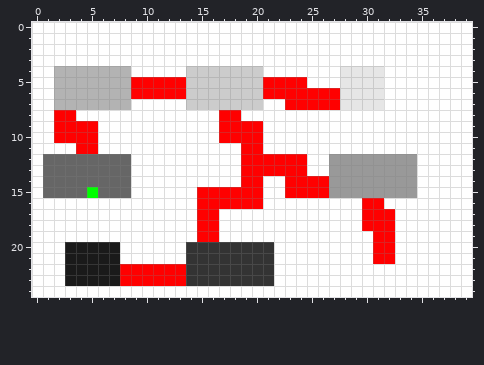
Pixel-art sprite, stored at niveau.png. The first picture shows the starting point.
The file is 40x25 pixels.
Now the later version:
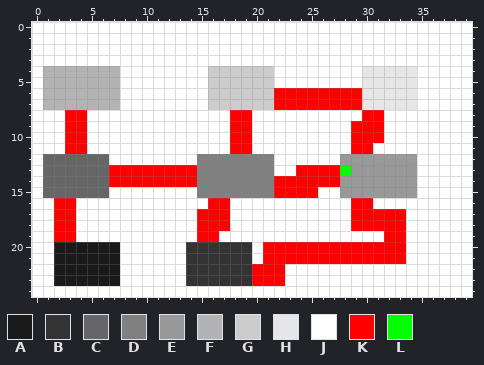
Palette (. is transparent): A #1a1a1a  B #333333  C #666666  D #808080  E #999999  F #b3b3b3  G #cccccc  H #e6e6e6  J #ffffff  K #ff0000  L #00ff00
Changes in this commit:
@@ x 0..39 @@
  3 JJJJJJJJJJJJJJJJJJJJJJJJJJJJJJJJJJJJJJJJ
- 4 JJFFFFFFFJJJJJGGGGGGGJJJJJJJHHHHJJJJJJJJ
- 5 JJFFFFFFFKKKKKGGGGGGGKKKKJJJHHHHJJJJJJJJ
- 6 JJFFFFFFFKKKKKGGGGGGGKKKKKKKHHHHJJJJJJJJ
- 7 JJFFFFFFFJJJJJGGGGGGGJJKKKKKHHHHJJJJJJJJ
- 8 JJKKJJJJJJJJJJJJJKKJJJJJJJJJJJJJJJJJJJJJ
- 9 JJKKKKJJJJJJJJJJJKKKKJJJJJJJJJJJJJJJJJJJ
-10 JJKKKKJJJJJJJJJJJKKKKJJJJJJJJJJJJJJJJJJJ
-11 JJJJKKJJJJJJJJJJJJJKKJJJJJJJJJJJJJJJJJJJ
-12 JCCCCCCCCJJJJJJJJJJKKKKKKJJEEEEEEEEJJJJJ
-13 JCCCCCCCCJJJJJJJJJJKKKKKKJJEEEEEEEEJJJJJ
-14 JCCCCCCCCJJJJJJJJJJKKJJKKKKEEEEEEEEJJJJJ
-15 JCCCCLCCCJJJJJJKKKKKKJJKKKKEEEEEEEEJJJJJ
-16 JJJJJJJJJJJJJJJKKKKKKJJJJJJJJJKKJJJJJJJJ
-17 JJJJJJJJJJJJJJJKKJJJJJJJJJJJJJKKKJJJJJJJ
-18 JJJJJJJJJJJJJJJKKJJJJJJJJJJJJJKKKJJJJJJJ
-19 JJJJJJJJJJJJJJJKKJJJJJJJJJJJJJJKKJJJJJJJ
-20 JJJAAAAAJJJJJJBBBBBBBBJJJJJJJJJKKJJJJJJJ
-21 JJJAAAAAJJJJJJBBBBBBBBJJJJJJJJJKKJJJJJJJ
-22 JJJAAAAAKKKKKKBBBBBBBBJJJJJJJJJJJJJJJJJJ
-23 JJJAAAAAKKKKKKBBBBBBBBJJJJJJJJJJJJJJJJJJ
+ 4 JFFFFFFFJJJJJJJJGGGGGGJJJJJJJJHHHHHJJJJJ
+ 5 JFFFFFFFJJJJJJJJGGGGGGJJJJJJJJHHHHHJJJJJ
+ 6 JFFFFFFFJJJJJJJJGGGGGGKKKKKKKKHHHHHJJJJJ
+ 7 JFFFFFFFJJJJJJJJGGGGGGKKKKKKKKHHHHHJJJJJ
+ 8 JJJKKJJJJJJJJJJJJJKKJJJJJJJJJJKKJJJJJJJJ
+ 9 JJJKKJJJJJJJJJJJJJKKJJJJJJJJJKKKJJJJJJJJ
+10 JJJKKJJJJJJJJJJJJJKKJJJJJJJJJKKKJJJJJJJJ
+11 JJJKKJJJJJJJJJJJJJKKJJJJJJJJJKKJJJJJJJJJ
+12 JCCCCCCJJJJJJJJDDDDDDDJJJJJJEEEEEEEJJJJJ
+13 JCCCCCCKKKKKKKKDDDDDDDJJKKKKLEEEEEEJJJJJ
+14 JCCCCCCKKKKKKKKDDDDDDDKKKKKKEEEEEEEJJJJJ
+15 JCCCCCCJJJJJJJJDDDDDDDKKKKJJEEEEEEEJJJJJ
+16 JJKKJJJJJJJJJJJJKKJJJJJJJJJJJKKJJJJJJJJJ
+17 JJKKJJJJJJJJJJJKKKJJJJJJJJJJJKKKKKJJJJJJ
+18 JJKKJJJJJJJJJJJKKKJJJJJJJJJJJKKKKKJJJJJJ
+19 JJKKJJJJJJJJJJJKKJJJJJJJJJJJJJJJKKJJJJJJ
+20 JJAAAAAAJJJJJJBBBBBBJKKKKKKKKKKKKKJJJJJJ
+21 JJAAAAAAJJJJJJBBBBBBJKKKKKKKKKKKKKJJJJJJ
+22 JJAAAAAAJJJJJJBBBBBBKKKJJJJJJJJJJJJJJJJJ
+23 JJAAAAAAJJJJJJBBBBBBKKKJJJJJJJJJJJJJJJJJ
 24 JJJJJJJJJJJJJJJJJJJJJJJJJJJJJJJJJJJJJJJJ
